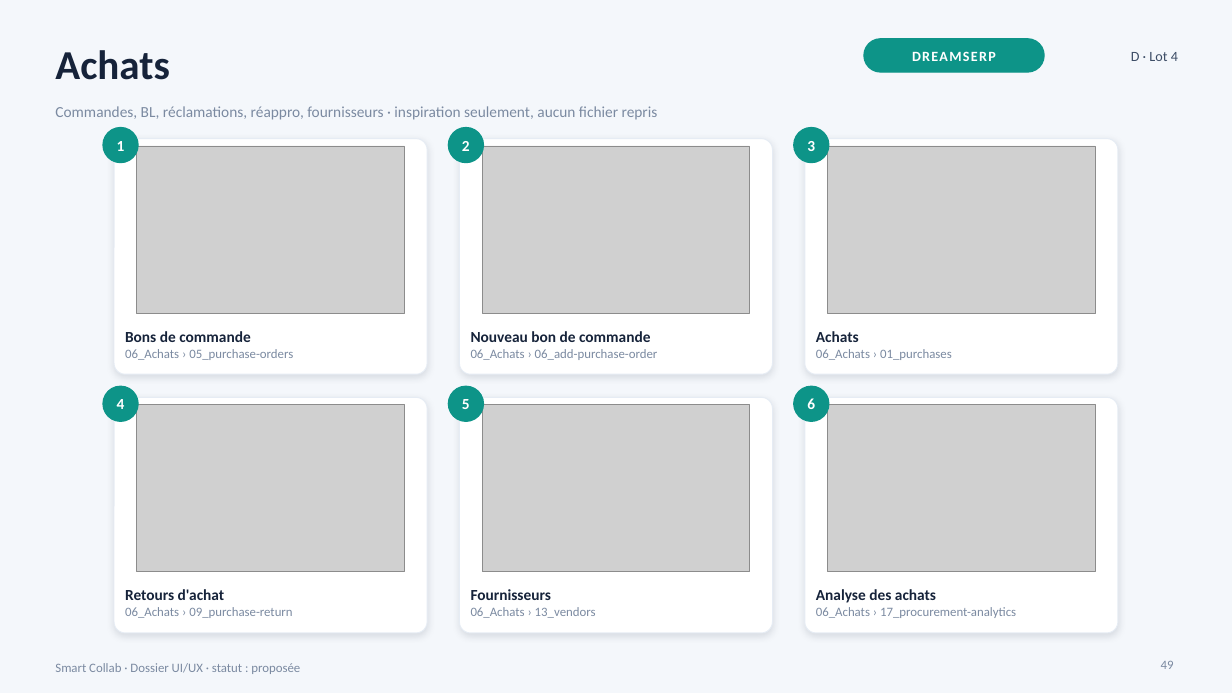
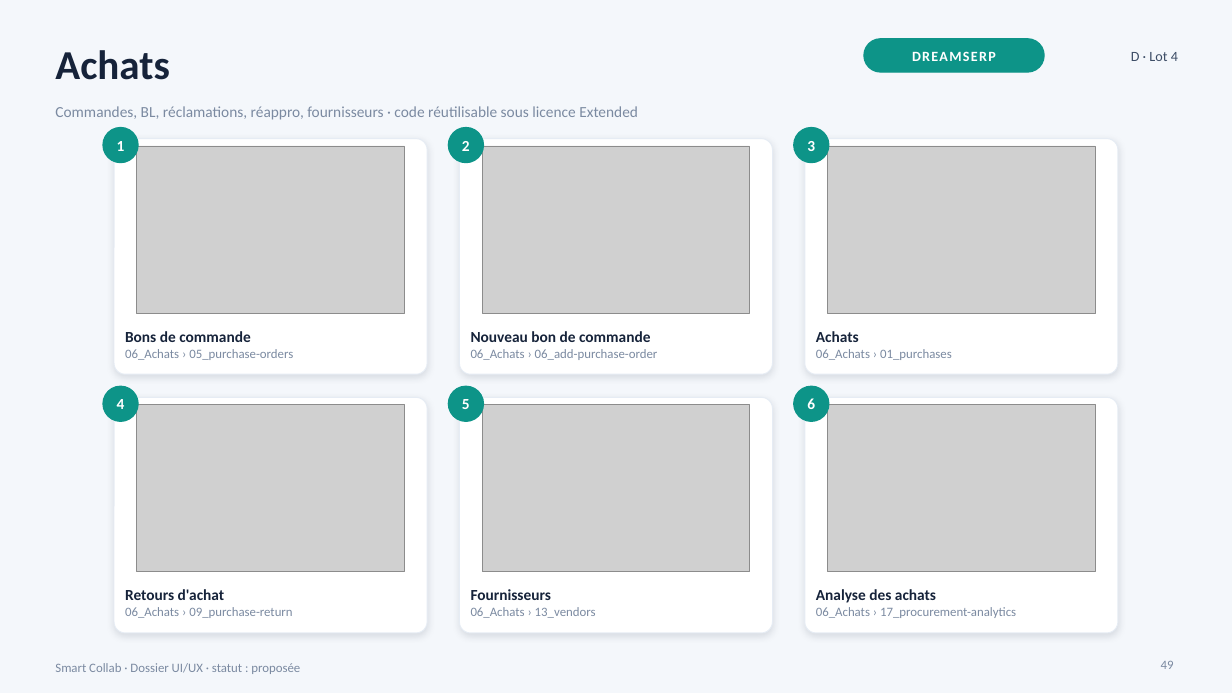
Before and after one commit to Sydney854/smart-collab, a slide deck: slide 49 of 05_UI_UX/DOSSIER_UI_UX_MODULES.pptx. Drawn at 1232x693 pixels with LibreOffice and Linux fonts; fonts in the diff are those of the drawing; grey boxes stand for pictures. Boxes give left, top, right and bottom in pixels: in the first picture for what was removed or moved away, otherwise in the second. Text is boxed around its words. In the diff, an @@ line names an element or a change of style, - is before the commit and + after.

```diff
--- a/05_UI_UX/DOSSIER_UI_UX_MODULES.pptx
+++ b/05_UI_UX/DOSSIER_UI_UX_MODULES.pptx
@@ text at bbox=[55, 106, 638, 120]: text changed @@
-Commandes, BL, réclamations, réappro, fournisseurs · inspiration seulement, aucun fichier repris
+Commandes, BL, réclamations, réappro, fournisseurs · code réutilisable sous licence Extended
```
Also in this commit, not shown: 37 other slides changed, 15 other files.
